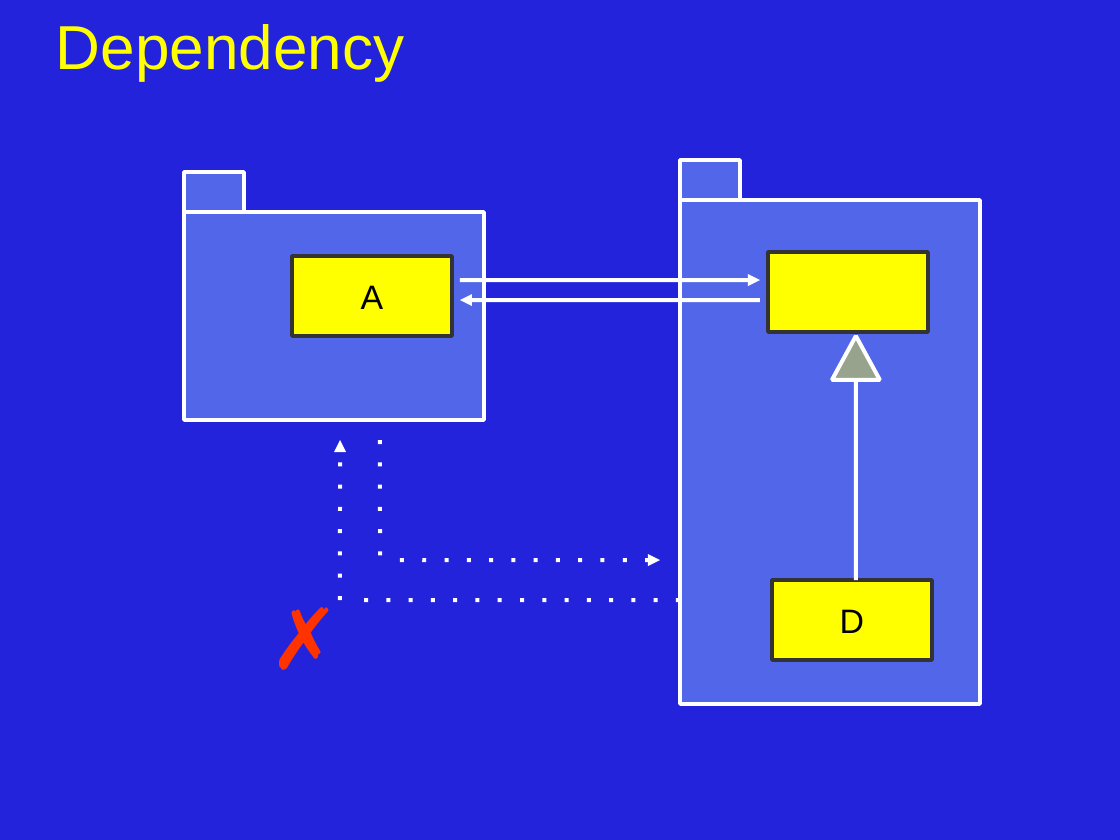
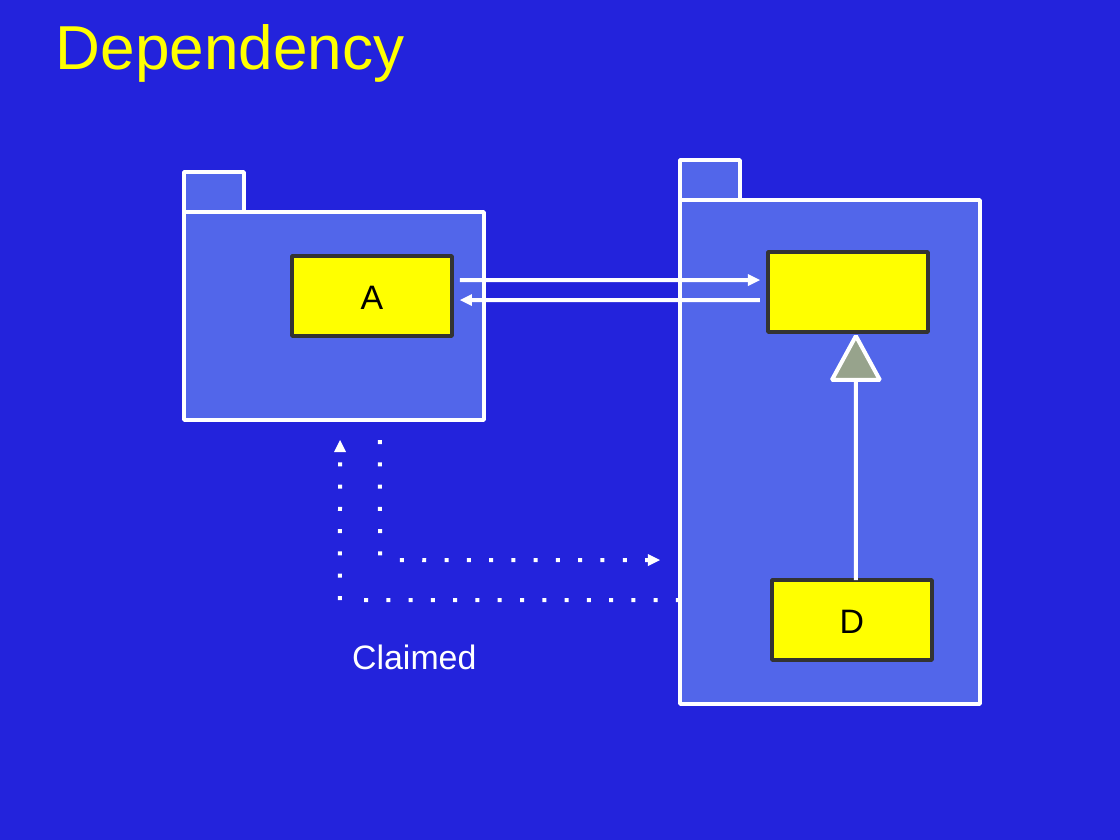
Before and after one commit to JonJagger/two-day-courses, a slide deck: slide 14 of cppf/08_Object_Oriented_Programming.odp (slide 15 before the commit). Drawn at 1120x840 pixels with LibreOffice and Linux fonts; fonts in the diff are those of the drawing. Boxes give left, top, right and bottom in pixels: in the first picture for what was removed or moved away, otherwise in the second. Text is boxed around its words. In the diff, an @@ line names an element or a change of style, - is before the commit and + after.

```diff
--- a/cppf/08_Object_Oriented_Programming.odp
+++ b/cppf/08_Object_Oriented_Programming.odp
@@ text removed at bbox=[260, 580, 380, 692] @@
-✗
@@ text added at bbox=[352, 644, 476, 670], 24 pt, text #FFFFFF @@
+Claimed
```
Also in this commit, not shown: 5 other slides changed, 4 slides added.
